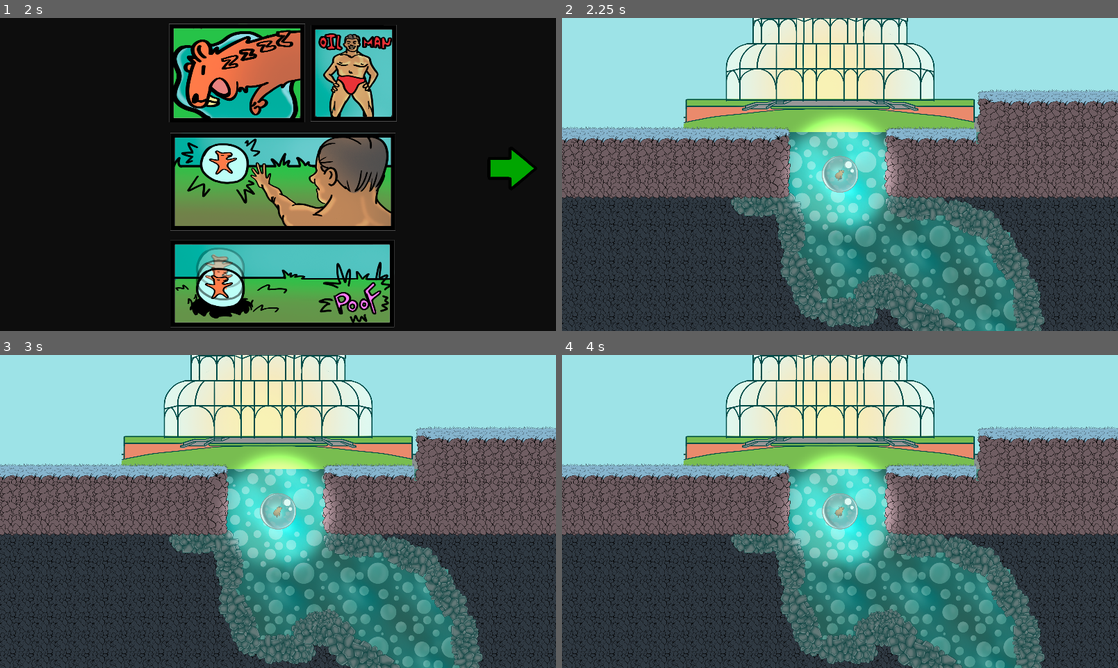
Above: before the commit, frames 1-4 (two rows, left to right).
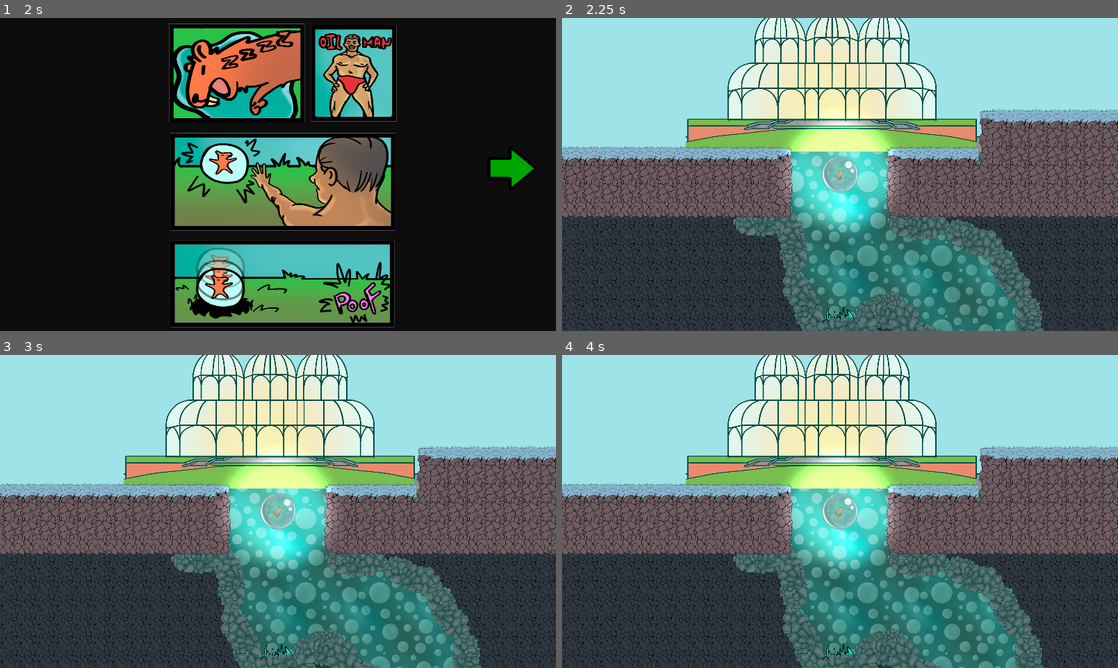
Above: after the commit, the same moments.

Repository: egonaraujo/random-splash
Game: Godot game, scene res://scenes/MainMenu/MainMenu.tscn
Two runs of this game, one before a commit and one after it. Both use one fixed random seed, a clock stepped at 60 frames per second and the inputs below.
Inputs (mouse positions are in pixels of both pictures, inside the frame that each line leads up to):
- Up to frame 1 (2 s): click (139, 237) at 0.5 s; click (511, 168) at 1.25 s
- Up to frame 2 (2.25 s): click (1073, 168) at 2 s
- Up to frame 3 (3 s): tap Enter at 2.75 s; move the mouse to (400, 495) at 2.77 s; click (400, 495) at 2.92 s
- Up to frame 4 (4 s): tap Space at 3.5 s; move the mouse to (728, 527) at 3.52 s; click (728, 527) at 3.67 s

Frame 1 is identical in both runs. In frame 2, 44% of the frame differs, in the area x 0-100%, y 0-100%; in frame 3, 44%; in frame 4, 44%.

Commit message:
layoutfix

Diff:
--- a/scenes/Layout/GameLayout2.tscn
+++ b/scenes/Layout/GameLayout2.tscn
@@ -18,6 +18,11 @@
 [ext_resource type="Texture2D" uid="uid://uwuybmobp5qx" path="res://scenes/Layout/Background/tiny tilemaking.png" id="14_hpn4x"]
 [ext_resource type="Texture2D" uid="uid://q2tl34qm27yu" path="res://scenes/Layout/Pontos/3-Gibiteca.png" id="15_niwpl"]
 [ext_resource type="Texture2D" uid="uid://b0s3uw2p4jvc1" path="res://scenes/Layout/Pontos/5-Parque Barigui.png" id="16_avjap"]
+[ext_resource type="PackedScene" uid="uid://dyn03xcy6xi02" path="res://scenes/MainGame/checkpoint.tscn" id="19_cg2ll"]
+[ext_resource type="PackedScene" uid="uid://bt1jrl2phcnew" path="res://scenes/MainGame/final_target.tscn" id="20_w77fl"]
+[ext_resource type="AudioStream" uid="uid://c6wxmpdpcojwa" path="res://SFX/MainThemeMusic.wav" id="21_iof7r"]
+[ext_resource type="AudioStream" uid="uid://tpdjjoilotuk" path="res://SFX/PowerUp.wav" id="22_w8vn4"]
+[ext_resource type="AudioStream" uid="uid://spv5g17i1rg2" path="res://SFX/BolhaEnchendo.wav" id="23_j182b"]
 
 [sub_resource type="TileSetAtlasSource" id="TileSetAtlasSource_a52m6"]
 texture = ExtResource("14_hpn4x")
@@ -668,15 +673,11 @@
 tile_size = Vector2i(128, 128)
 sources/0 = SubResource("TileSetAtlasSource_n45l3")
 
-[sub_resource type="RectangleShape2D" id="RectangleShape2D_5wnjs"]
-size = Vector2(453.5, 468)
-
 [sub_resource type="PhysicsMaterial" id="PhysicsMaterial_cn5lh"]
 friction = 0.09
 bounce = 0.5
 
 [node name="GameLayout" type="Node2D"]
-position = Vector2(-7075, -464)
 script = ExtResource("1_sb0gj")
 
 [node name="Map" type="Node" parent="."]
@@ -2662,6 +2663,81 @@
 rotation = -0.328786
 scale = Vector2(0.5, 0.5)
 
+[node name="Wall349" parent="Props" instance=ExtResource("1_oguch")]
+position = Vector2(30061, -103)
+rotation = -1.5146
+scale = Vector2(0.5, 0.5)
+
+[node name="Wall350" parent="Props" instance=ExtResource("1_oguch")]
+position = Vector2(26503, -63.0001)
+rotation = -1.5146
+scale = Vector2(0.5, 0.5)
+
+[node name="Wall351" parent="Props" instance=ExtResource("1_oguch")]
+position = Vector2(18469, -90.9999)
+rotation = -1.28859
+scale = Vector2(0.5, 0.5)
+
+[node name="Wall352" parent="Props" instance=ExtResource("1_oguch")]
+position = Vector2(15311, -62.9999)
+rotation = -1.51331
+scale = Vector2(0.5, 0.5)
+
+[node name="Wall353" parent="Props" instance=ExtResource("1_oguch")]
+position = Vector2(8170, -152)
+rotation = -1.51331
+scale = Vector2(0.5, 0.5)
+
+[node name="Wall354" parent="Props" instance=ExtResource("1_oguch")]
+position = Vector2(7993, -371)
+rotation = -2.2504
+scale = Vector2(0.5, 0.5)
+
+[node name="Wall355" parent="Props" instance=ExtResource("1_oguch")]
+position = Vector2(6042, -137)
+rotation = -3.03396
+scale = Vector2(0.5, 0.5)
+
+[node name="Wall356" parent="Props" instance=ExtResource("1_oguch")]
+position = Vector2(5906, -313)
+rotation = -1.58178
+scale = Vector2(0.5, 0.5)
+
+[node name="Wall357" parent="Props" instance=ExtResource("1_oguch")]
+position = Vector2(735, 278)
+rotation = -1.58178
+scale = Vector2(0.5, 0.5)
+
+[node name="Wall358" parent="Props" instance=ExtResource("1_oguch")]
+position = Vector2(756, 125)
+rotation = -1.58178
+scale = Vector2(0.5, 0.5)
+
+[node name="Wall359" parent="Props" instance=ExtResource("1_oguch")]
+position = Vector2(-115, 168)
+rotation = -1.58178
+scale = Vector2(0.5, 0.5)
+
+[node name="Wall360" parent="Props" instance=ExtResource("1_oguch")]
+position = Vector2(-115, 300)
+rotation = -1.58178
+scale = Vector2(0.5, 0.5)
+
+[node name="Wall361" parent="Props" instance=ExtResource("1_oguch")]
+position = Vector2(-111, -111)
+rotation = -3.14635
+scale = Vector2(0.5, 0.5)
+
+[node name="Wall362" parent="Props" instance=ExtResource("1_oguch")]
+position = Vector2(199, -120)
+rotation = -3.14635
+scale = Vector2(0.5, 0.5)
+
+[node name="Wall363" parent="Props" instance=ExtResource("1_oguch")]
+position = Vector2(542, -111)
+rotation = -3.14635
+scale = Vector2(0.5, 0.5)
+
 [node name="Wall347" parent="Props" instance=ExtResource("1_oguch")]
 position = Vector2(29575, 268)
 rotation = -0.0831288
@@ -2895,6 +2971,9 @@
 [node name="Spikes49" parent="Props" instance=ExtResource("6_kg5qo")]
 position = Vector2(10266, 2376)
 rotation = -3.14581
+
+[node name="Spikes50" parent="Props" instance=ExtResource("5_pqnm0")]
+position = Vector2(311, 1117)
 
 [node name="Tilemaps" type="Node" parent="."]
 
@@ -2949,69 +3028,35 @@
 
 [node name="Colliders" type="Node" parent="."]
 
-[node name="StaticBody2D" type="StaticBody2D" parent="Colliders"]
-
-[node name="CollisionShape2D" type="CollisionShape2D" parent="Colliders/StaticBody2D"]
-position = Vector2(-264.75, 197)
-shape = SubResource("RectangleShape2D_5wnjs")
-
-[node name="StaticBody2D2" type="StaticBody2D" parent="Colliders"]
-position = Vector2(1142, 0)
-
-[node name="CollisionShape2D" type="CollisionShape2D" parent="Colliders/StaticBody2D2"]
-position = Vector2(-264.75, 197)
-shape = SubResource("RectangleShape2D_5wnjs")
-
-[node name="StaticBody2D3" type="StaticBody2D" parent="Colliders"]
-position = Vector2(6294, -482)
-
-[node name="CollisionShape2D" type="CollisionShape2D" parent="Colliders/StaticBody2D3"]
-position = Vector2(-264.75, 197)
-shape = SubResource("RectangleShape2D_5wnjs")
-
-[node name="StaticBody2D4" type="StaticBody2D" parent="Colliders"]
-position = Vector2(8569, -394)
-
-[node name="CollisionShape2D" type="CollisionShape2D" parent="Colliders/StaticBody2D4"]
-position = Vector2(-264.75, 197)
-shape = SubResource("RectangleShape2D_5wnjs")
-
-[node name="StaticBody2D5" type="StaticBody2D" parent="Colliders"]
-position = Vector2(8433, -642)
-
-[node name="CollisionShape2D" type="CollisionShape2D" parent="Colliders/StaticBody2D5"]
-position = Vector2(-264.75, 197)
-shape = SubResource("RectangleShape2D_5wnjs")
-
-[node name="StaticBody2D6" type="StaticBody2D" parent="Colliders"]
-position = Vector2(15367, -241)
-
-[node name="CollisionShape2D" type="CollisionShape2D" parent="Colliders/StaticBody2D6"]
-position = Vector2(-264.75, 197)
-shape = SubResource("RectangleShape2D_5wnjs")
-
-[node name="StaticBody2D7" type="StaticBody2D" parent="Colliders"]
-position = Vector2(18927, -253)
-
-[node name="CollisionShape2D" type="CollisionShape2D" parent="Colliders/StaticBody2D7"]
-position = Vector2(-264.75, 197)
-shape = SubResource("RectangleShape2D_5wnjs")
-
-[node name="StaticBody2D8" type="StaticBody2D" parent="Colliders"]
-position = Vector2(26623, -504)
-
-[node name="CollisionShape2D" type="CollisionShape2D" parent="Colliders/StaticBody2D8"]
-position = Vector2(-264.75, 197)
-shape = SubResource("RectangleShape2D_5wnjs")
-
-[node name="StaticBody2D9" type="StaticBody2D" parent="Colliders"]
-position = Vector2(30446, -389)
-
-[node name="CollisionShape2D" type="CollisionShape2D" parent="Colliders/StaticBody2D9"]
-position = Vector2(-264.75, 197)
-shape = SubResource("RectangleShape2D_5wnjs")
-
 [node name="Player" parent="." instance=ExtResource("2_ifi61")]
-position = Vector2(7400, 752)
+position = Vector2(312, 153)
 rotation = -0.0209571
 physics_material_override = SubResource("PhysicsMaterial_cn5lh")
+
+[node name="Checkpoint" parent="." instance=ExtResource("19_cg2ll")]
+position = Vector2(309, 230)
+
+[node name="FinalTarget" parent="." instance=ExtResource("20_w77fl")]
+position = Vector2(27406, 531)
+scale = Vector2(7.94256, -3.40517)
+
+[node name="MusicAudioPlayer" type="AudioStreamPlayer" parent="."]
+stream = ExtResource("21_iof7r")
+volume_db = -3.0
+autoplay = true
+
+[node name="PowerupAudioPlayer" type="AudioStreamPlayer" parent="."]
+stream = ExtResource("22_w8vn4")
+
+[node name="HealingAudioPlayer" type="AudioStreamPlayer" parent="."]
+stream = ExtResource("23_j182b")
+
+[node name="Checkpoint2" parent="." instance=ExtResource("19_cg2ll")]
+position = Vector2(7108, 138)
+scale = Vector2(-36.994, 1.08081)
+
+[node name="Checkpoint3" parent="." instance=ExtResource("19_cg2ll")]
+position = Vector2(16737, 758)
+scale = Vector2(32.9523, -1.82849)
+
+[connection signal="player_died" from="Player" to="." method="_on_player_player_died"]
--- a/scenes/Layout/Spikes/Spikes1.tscn
+++ b/scenes/Layout/Spikes/Spikes1.tscn
@@ -12,7 +12,7 @@
 texture = ExtResource("1_apsya")
 
 [node name="StaticBody2D" type="StaticBody2D" parent="."]
-collision_layer = 128
+collision_layer = 16
 
 [node name="CollisionShape2D" type="CollisionShape2D" parent="StaticBody2D"]
 visible = false
--- a/scenes/Layout/Spikes/Spikes2.tscn
+++ b/scenes/Layout/Spikes/Spikes2.tscn
@@ -12,7 +12,7 @@
 texture = ExtResource("1_uplio")
 
 [node name="StaticBody2D" type="StaticBody2D" parent="."]
-collision_layer = 128
+collision_layer = 16
 
 [node name="CollisionShape2D" type="CollisionShape2D" parent="StaticBody2D"]
 visible = false
--- /dev/null
+++ b/scenes/MainGame/WaveParticle.tscn
@@ -0,0 +1,35 @@
+[gd_scene load_steps=8 format=3 uid="uid://d210rhddcxy8b"]
+
+[ext_resource type="Texture2D" uid="uid://dsurtljy6glsf" path="res://scenes/MainGame/Mouse/MouseTexture.png" id="1_75yh1"]
+
+[sub_resource type="CanvasItemMaterial" id="CanvasItemMaterial_5f8ih"]
+blend_mode = 1
+
+[sub_resource type="Gradient" id="Gradient_0qktp"]
+offsets = PackedFloat32Array(0, 0.516393, 1)
+colors = PackedColorArray(0.87451, 0.87451, 0.87451, 0, 1, 1, 1, 1, 1, 1, 1, 0)
+
+[sub_resource type="GradientTexture1D" id="GradientTexture1D_wgmii"]
+gradient = SubResource("Gradient_0qktp")
+
+[sub_resource type="Curve" id="Curve_n7m4u"]
+_data = [Vector2(0, 0), 0.0, 1.4, 0, 0, Vector2(1, 1), 0.0, 0.0, 0, 0]
+point_count = 2
+
+[sub_resource type="CurveTexture" id="CurveTexture_l7j6l"]
+curve = SubResource("Curve_n7m4u")
+
+[sub_resource type="ParticleProcessMaterial" id="ParticleProcessMaterial_emhx7"]
+particle_flag_disable_z = true
+gravity = Vector3(0, 0, 0)
+scale_min = 0.3
+scale_max = 0.3
+scale_curve = SubResource("CurveTexture_l7j6l")
+color_ramp = SubResource("GradientTexture1D_wgmii")
+
+[node name="GPUParticles2D" type="GPUParticles2D"]
+material = SubResource("CanvasItemMaterial_5f8ih")
+amount = 3
+process_material = SubResource("ParticleProcessMaterial_emhx7")
+texture = ExtResource("1_75yh1")
+lifetime = 3.0
--- a/scenes/MainGame/player.gd
+++ b/scenes/MainGame/player.gd
@@ -46,7 +46,7 @@
 	randomPushTimer = randf_range(minPushCooldown, maxPushCooldown)
 	resetPos = global_position
 	reset_player_visual()
-	#WaveVFX.emitting = false;
+	WaveVFX.emitting = false;
 
 func _physics_process(delta: float) -> void:
 	processPowerups(delta)
@@ -95,8 +95,8 @@
 		var boost = direction.normalized() * power * boostStrength
 
 		#enable particle
-		#WaveVFX.emitting = true;
-		#WaveVFX.position = get_local_mouse_position();
+		WaveVFX.emitting = true;
+		WaveVFX.position = get_local_mouse_position();
 
 		apply_central_force(boost)
 
--- a/scenes/MainGame/player.tscn
+++ b/scenes/MainGame/player.tscn
@@ -7,6 +7,7 @@
 [ext_resource type="Texture2D" uid="uid://c7voesmb2ltm5" path="res://scenes/MainGame/Light/lightTexture.png" id="5_t0j5u"]
 [ext_resource type="AudioStream" uid="uid://b1t88amcyudql" path="res://SFX/MovingSound.wav" id="6_51f74"]
 [ext_resource type="AudioStream" uid="uid://g4drd001bsgc" path="res://SFX/HitDying.mp3" id="7_rcu5y"]
+[ext_resource type="PackedScene" uid="uid://bq11uk450vdsv" path="res://scenes/MainGame/Mouse/WaveParticle.tscn" id="7_swudt"]
 [ext_resource type="AudioStream" uid="uid://yk1xwlglrm46" path="res://SFX/HitInvincible.mp3" id="8_duq6i"]
 [ext_resource type="Texture2D" uid="uid://cm71suqbbjajq" path="res://scenes/MainGame/Sprites/pop-spritesheet.png" id="9_ls785"]
 
@@ -70,17 +71,18 @@
 "texture": SubResource("AtlasTexture_oykjd")
 }],
 "loop": false,
-"name": &"default",
+"name": &"Dying",
 "speed": 7.0
 }]
 
-[node name="Player" type="RigidBody2D"]
+[node name="Player" type="RigidBody2D" node_paths=PackedStringArray("WaveVFX")]
 collision_mask = 30
 physics_material_override = SubResource("PhysicsMaterial_cn5lh")
 gravity_scale = 0.0
 linear_damp = 0.25
 script = ExtResource("1_qmsfi")
 oxygenLossPerSec = 1.2
+WaveVFX = NodePath("GPUParticles2D")
 
 [node name="CollisionShape2D" type="CollisionShape2D" parent="."]
 shape = SubResource("CircleShape2D_oyuue")
@@ -117,6 +119,11 @@
 visible = false
 scale = Vector2(0.45, 0.45)
 sprite_frames = SubResource("SpriteFrames_ss5ht")
+animation = &"Dying"
+frame = 6
+frame_progress = 1.0
+
+[node name="GPUParticles2D" parent="." instance=ExtResource("7_swudt")]
 
 [node name="MoveAudioPlayer" type="AudioStreamPlayer" parent="."]
 stream = ExtResource("6_51f74")
Not shown: 1 places in scenes/Layout/GameLayout2.tscn that only renumber resources
Not shown: 1 places in scenes/MainGame/player.tscn that only renumber resources
